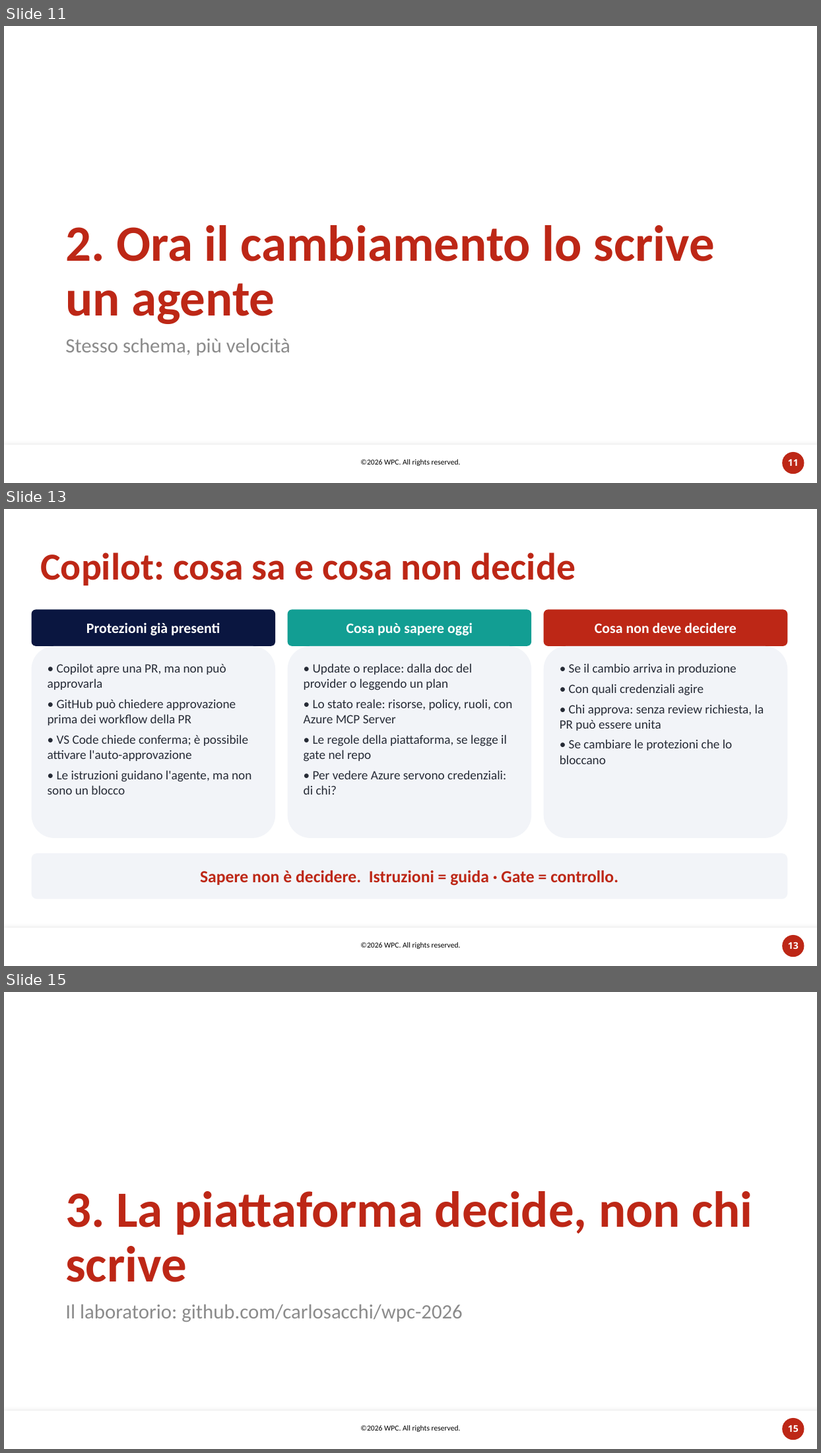
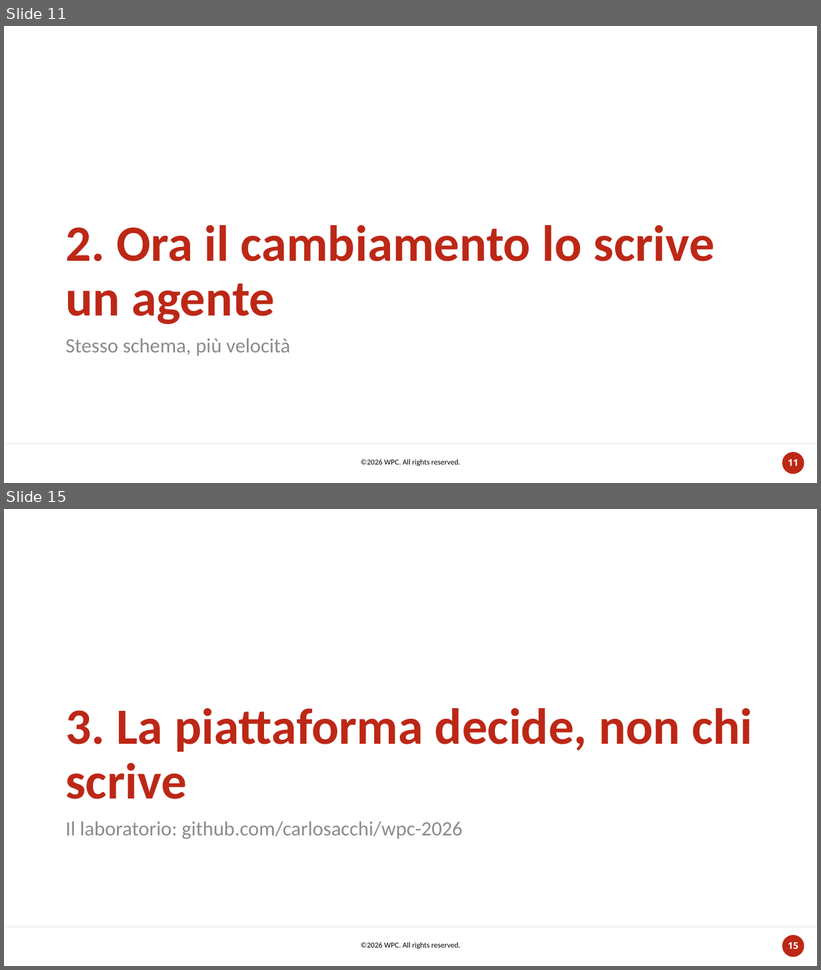
Before and after one commit to carlosacchi/wpc-2026, a slide deck: docs/session/out/WPC2026-Copilot-sotto-controllo.pptx. Shown one above the other, each under a label of ours: slides 11, 13 and 15 before the commit, slides 11 and 15 after it; the slides between them are not shown. The pictures are 821x1453 and 821x970 pixels, drawn with LibreOffice and Linux fonts; fonts in the diff are those of the drawing; background and template pictures are left out. Boxes give left, top, right and bottom in pixels: in the first picture for what was removed or moved away, otherwise in the second. Text is boxed around its words. In the diff, an @@ line names an element or a change of style, - is before the commit and + after.

```diff
--- a/docs/session/out/WPC2026-Copilot-sotto-controllo.pptx
+++ b/docs/session/out/WPC2026-Copilot-sotto-controllo.pptx
@@ slide 13 removed at <box>4,509,817,966</box>, background #FFFFFF; not listed: 3 template elements that a slide beside it also shows @@
@@ title removed at <box>40,553,576,586</box> @@
-Copilot: cosa sa e cosa non decide
@@ rounded rectangle removed at <box>32,609,275,646</box> @@
-Protezioni già presenti
@@ rounded rectangle removed at <box>288,609,531,646</box> @@
-Cosa può sapere oggi
@@ rounded rectangle removed at <box>544,609,788,646</box> @@
-Cosa non deve decidere
@@ rounded rectangle removed at <box>32,646,275,838</box> @@
-• Copilot apre una PR, ma non può approvarla
-• GitHub può chiedere approvazione prima dei workflow della PR
-• VS Code chiede conferma; è possibile attivare l'auto-approvazione
-• Le istruzioni guidano l'agente, ma non sono un blocco
@@ rounded rectangle removed at <box>288,646,531,838</box> @@
-• Update o replace: dalla doc del provider o leggendo un plan
-• Lo stato reale: risorse, policy, ruoli, con Azure MCP Server
-• Le regole della piattaforma, se legge il gate nel repo
-• Per vedere Azure servono credenziali: di chi?
@@ rounded rectangle removed at <box>544,646,788,838</box> @@
-• Se il cambio arriva in produzione
-• Con quali credenziali agire
-• Chi approva: senza review richiesta, la PR può essere unita
-• Se cambiare le protezioni che lo bloccano
@@ rounded rectangle removed at <box>32,854,788,900</box> @@
-Sapere non è decidere. Istruzioni = guida · Gate = controllo.
```
Also in this commit, not shown: 13 slides changed, 6 slides added, 4 other slides removed, 4 other files.
